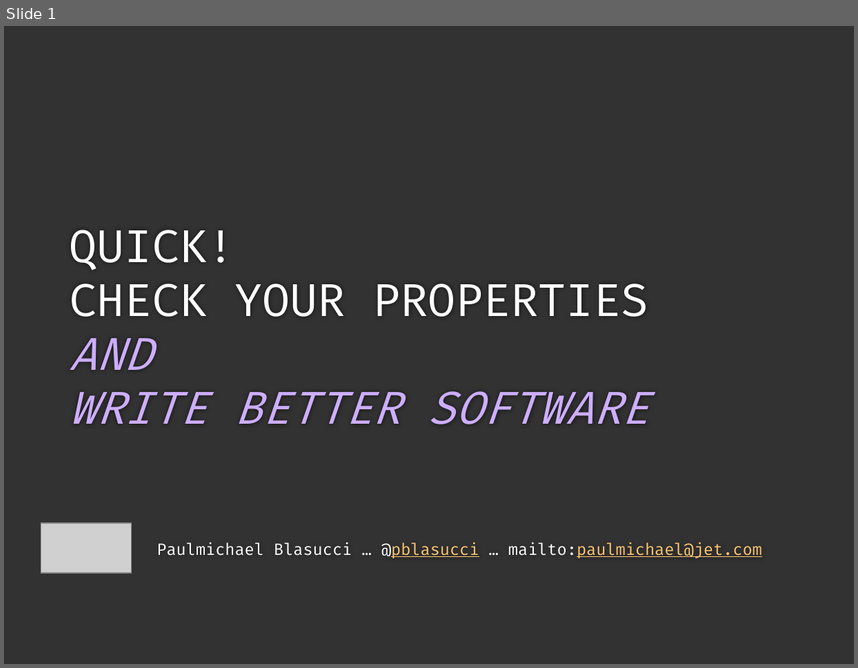
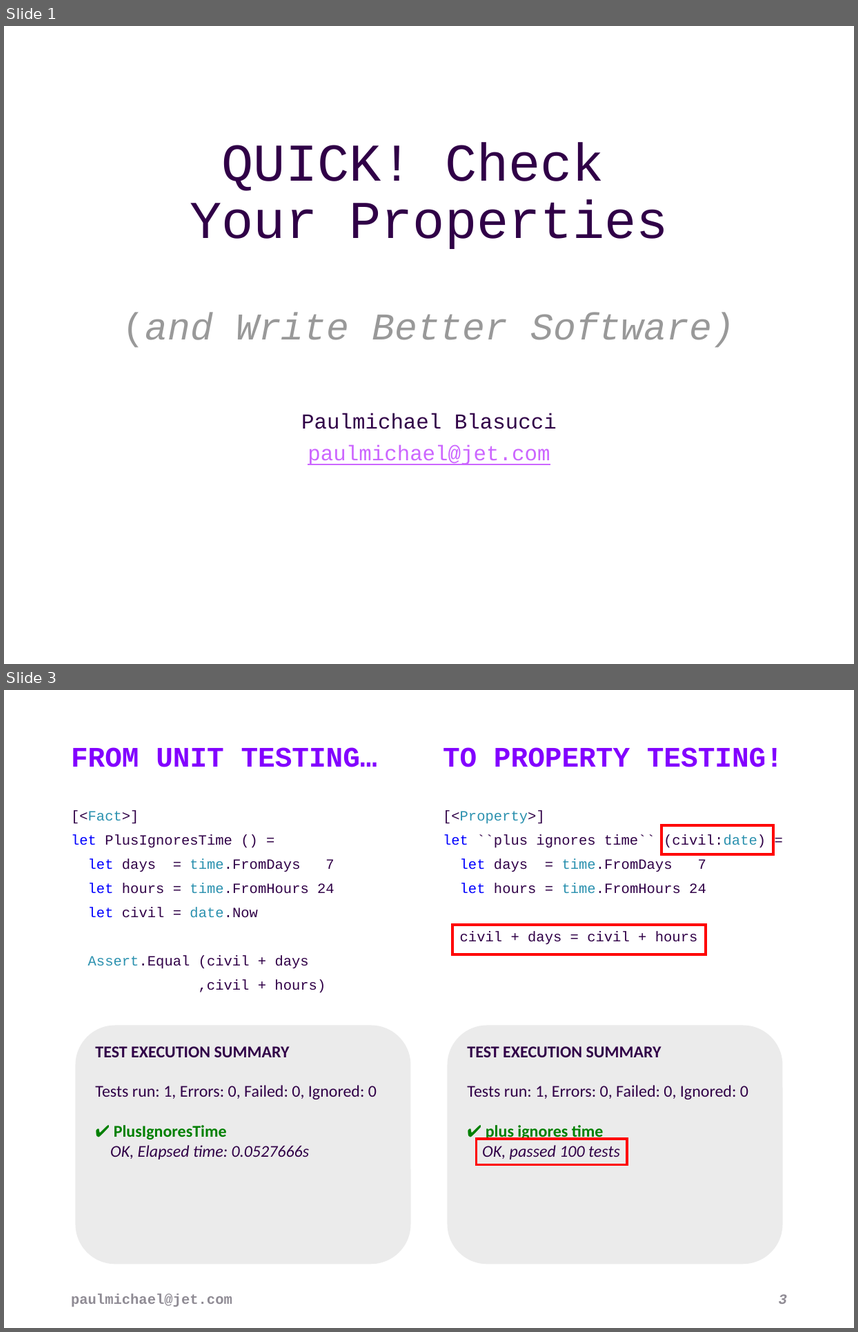
Before and after one commit to pblasucci/quickpbt, a slide deck: quickpbt.pptx. Shown one above the other, each under a label of ours: slide 1 before the commit, slides 1 and 3 after it; the slides between them are not shown. The pictures are 858x668 and 858x1332 pixels, drawn with LibreOffice and Linux fonts; fonts in the diff are those of the drawing; grey boxes stand for pictures; background and template pictures are left out. Boxes give left, top, right and bottom in pixels: in the first picture for what was removed or moved away, otherwise in the second. Text is boxed around its words. In the diff, an @@ line names an element or a change of style, - is before the commit and + after.

```diff
--- a/quickpbt.pptx
+++ b/quickpbt.pptx
@@ slide 3 added at <box>4,690,854,1328</box>, background #FFFFFF @@
@@ text added at <box>71,747,377,767</box>, 24 pt, text #8200FF, bold @@
+FROM UNIT TESTING…
@@ title added at <box>443,747,783,767</box>, 24 pt, text #8200FF, bold @@
+TO PROPERTY TESTING!
@@ text added at <box>71,810,335,993</box>, 12 pt, text #300047 @@
+[<Fact>]
+let PlusIgnoresTime () =
+let days = time.FromDays 7
+let hours = time.FromHours 24
+let civil = date.Now
+Assert.Equal (civil + days
+,civil + hours)
@@ text added at <box>443,810,766,945</box>, 12 pt, text #300047 @@
+[<Property>]
+let ``plus ignores time`` (civil:date) =
+let days = time.FromDays 7
+let hours = time.FromHours 24
+civil + days = civil + hours
@@ rectangle added at <box>661,825,773,854</box>, outline #FF0000 2.25 pt @@
@@ rectangle added at <box>452,925,705,954</box>, outline #FF0000 2.25 pt @@
@@ rounded rectangle added at <box>75,1025,411,1264</box>, fill #EBEBEB, 14 pt, text #300047 @@
+TEST EXECUTION SUMMARY
+Tests run: 1, Errors: 0, Failed: 0, Ignored: 0
+✔ PlusIgnoresTime
+OK, Elapsed time: 0.0527666s
@@ rounded rectangle added at <box>447,1025,783,1264</box>, fill #EBEBEB, 14 pt, text #300047 @@
+TEST EXECUTION SUMMARY
+Tests run: 1, Errors: 0, Failed: 0, Ignored: 0
+✔ plus ignores time
+OK, passed 100 tests
@@ rectangle added at <box>477,1138,627,1164</box>, outline #FF0000 2.25 pt @@
@@ text added at <box>71,1293,232,1306</box>, 12 pt, text #8F8C95, bold @@
+paulmichael@jet.com
@@ page number added at <box>779,1294,787,1303</box>, 12 pt, text #8F8C95, bold, italic @@
+3
@@ slide 1 changed as well @@
@@ background #323232 to #FFFFFF @@
@@ title at <box>123,142,735,347</box>: text changed; size 38 to 45 pt; font Fira Code to Courier New; text colour #CDAEFF to #300047 @@
-QUICK!
-CHECK YOUR PROPERTIES
-AND
-WRITE BETTER SOFTWARE
+QUICK! Check
+Your Properties
+(and Write Better Software)
@@ subtitle "Paulmichael Blasucci" at <box>301,413,557,465</box>: vertical alignment top to middle @@
@@ subtitle at <box>301,413,557,465</box>: text changed; size 13.5 to 18 pt; font Fira Code to Courier New; text colour #FFFFFF to #300047 @@
-Paulmichael Blasucci … @pblasucci … mailto:paulmichael@jet.com
+Paulmichael Blasucci
+paulmichael@jet.com
@@ picture removed at <box>41,522,131,572</box> @@
```
Also in this commit, not shown: 2 other slides changed, 19 other slides added, 21 other files.
